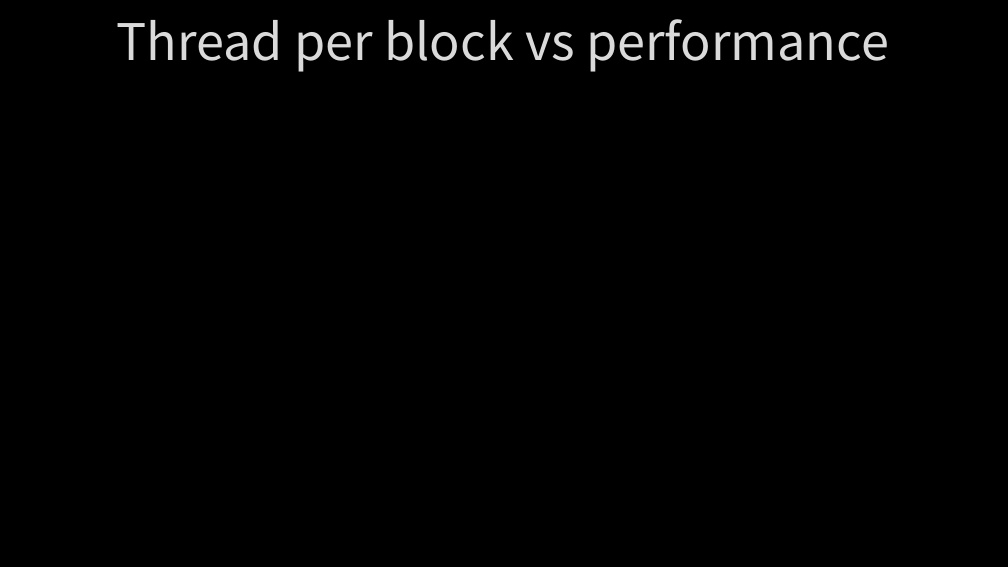
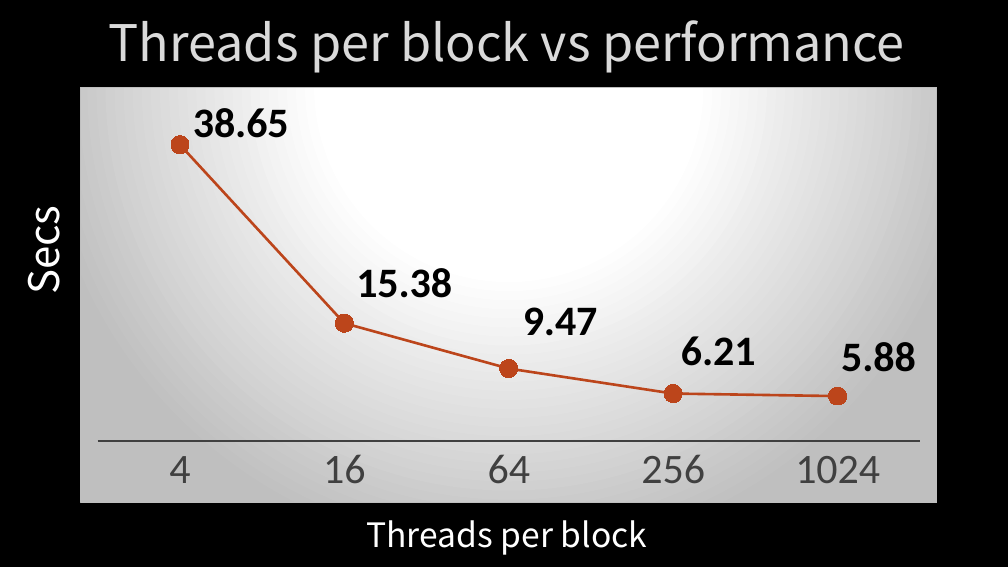
Before and after one commit to Alfons0329/Parallel_Programming_Fall_2018, a slide deck: slide 12 of Final Project/Report.pptx. Drawn at 1008x567 pixels with LibreOffice and Linux fonts; fonts in the diff are those of the drawing; background and template pictures are left out. Boxes give left, top, right and bottom in pixels: in the first picture for what was removed or moved away, otherwise in the second. Text is boxed around its words. In the diff, an @@ line names an element or a change of style, - is before the commit and + after.

Commit message:
Doing ppt better

```diff
--- a/Final Project/Report.pptx
+++ b/Final Project/Report.pptx
@@ title at (109, 20, 905, 73): text changed @@
-Thread per block vs performance
+Threads per block vs performance
@@ line chart added at (80, 88, 937, 504) @@
+categories: 4, 16, 64, 256, 1024
+Series 1: 38.65, 15.38, 9.47, 6.21, 5.88
@@ text added at (11, 214, 72, 292), 40 pt, text #FFFFFF @@
+Secs
@@ text added at (366, 520, 647, 555), 32 pt, text #FFFFFF @@
+Threads per block
```
